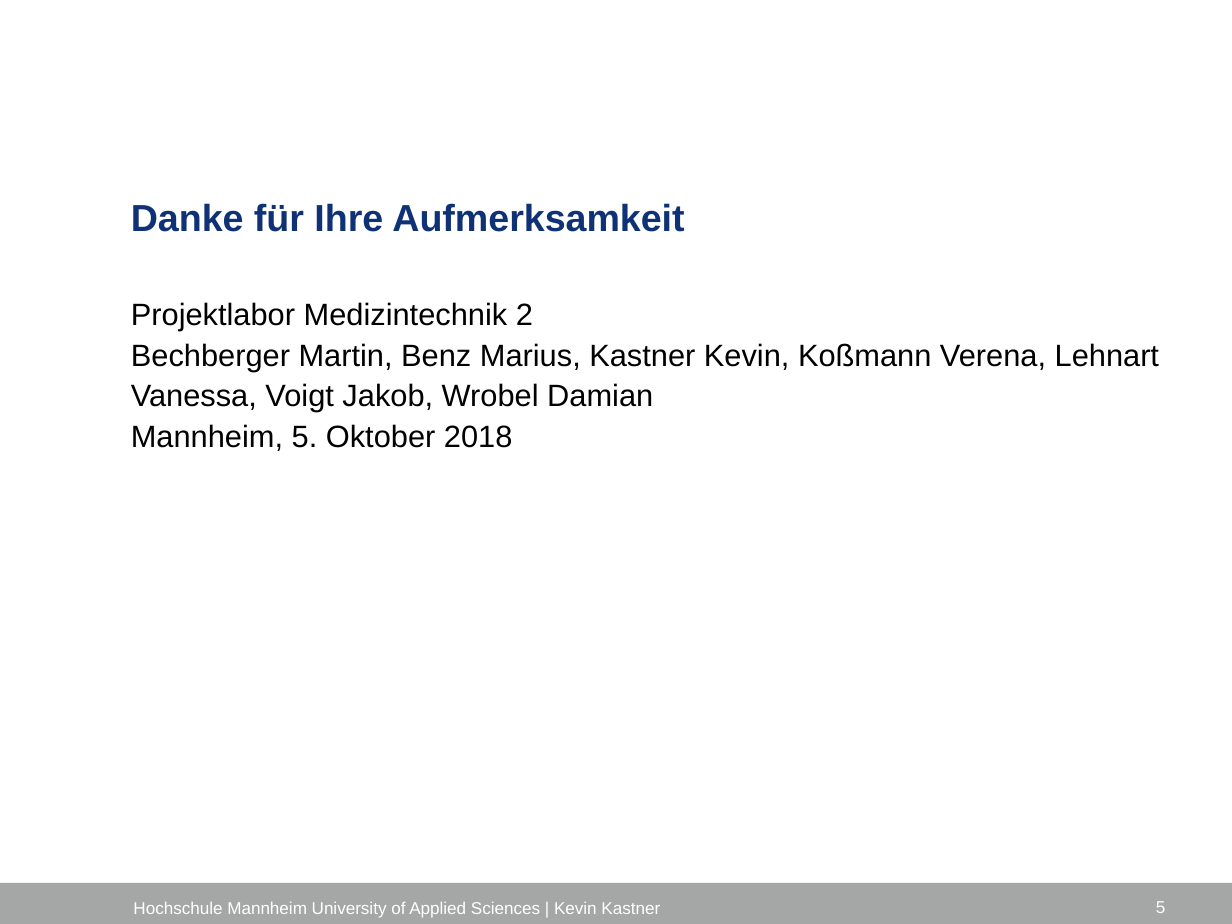
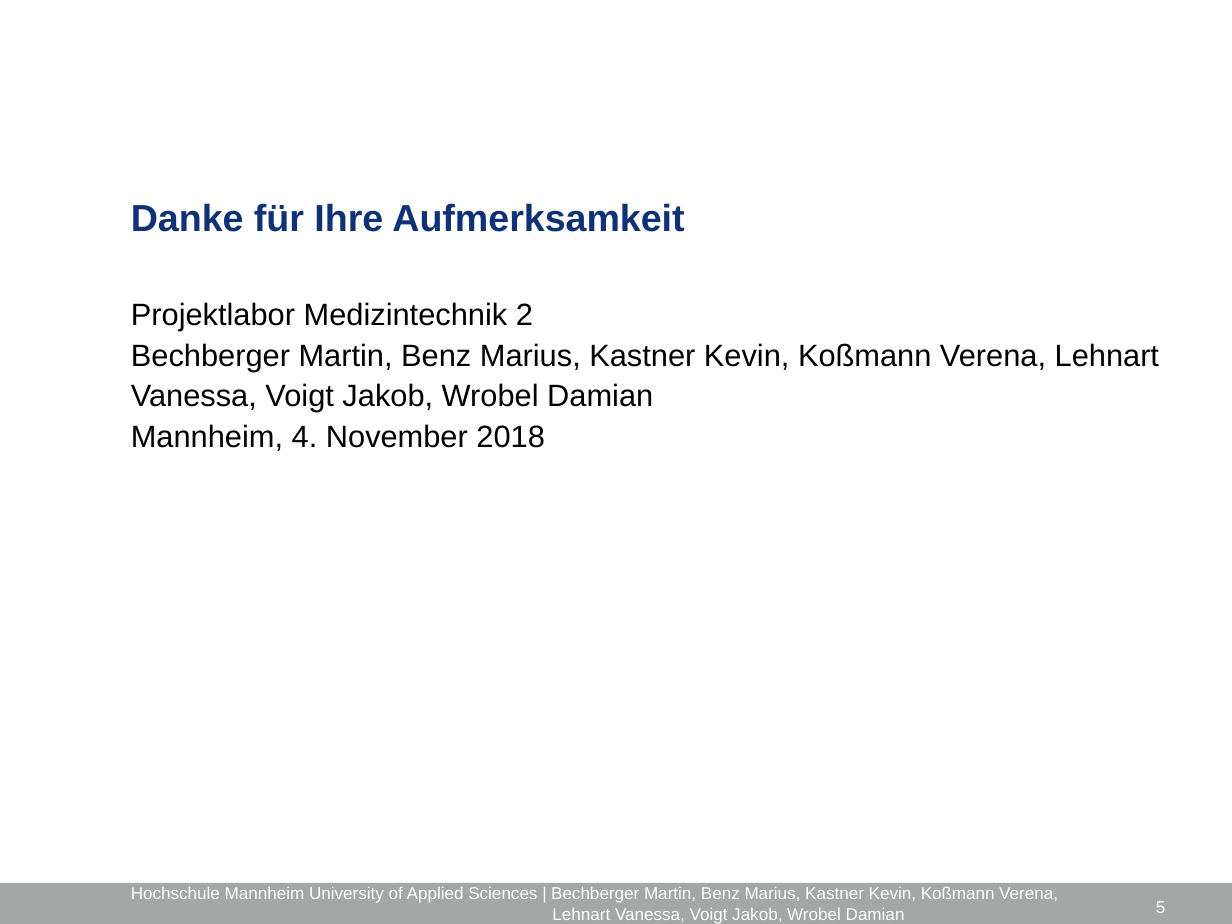
Before and after one commit to JVoigt1234/18pme22, a slide deck: slide 5 of documentation/presentations/PME2.pptx. Drawn at 1232x924 pixels with LibreOffice and Linux fonts; fonts in the diff are those of the drawing; background and template pictures are left out. Boxes give left, top, right and bottom in pixels: in the first picture for what was removed or moved away, otherwise in the second. Text is boxed around its words. In the diff, an @@ line names an element or a change of style, - is before the commit and + after.

```diff
--- a/documentation/presentations/PME2.pptx
+++ b/documentation/presentations/PME2.pptx
@@ text at [131, 424, 544, 451]: text changed @@
-Mannheim, 5. Oktober 2018
+Mannheim, 4. November 2018
@@ text at [131, 887, 1058, 924]: text changed @@
-Hochschule Mannheim University of Applied Sciences | Kevin Kastner
+Hochschule Mannheim University of Applied Sciences | Bechberger Martin, Benz Marius, Kastner Kevin, Koßmann Verena,
+Lehnart Vanessa, Voigt Jakob, Wrobel Damian
```
Also in this commit, not shown: 3 other slides changed, 39 other files.
